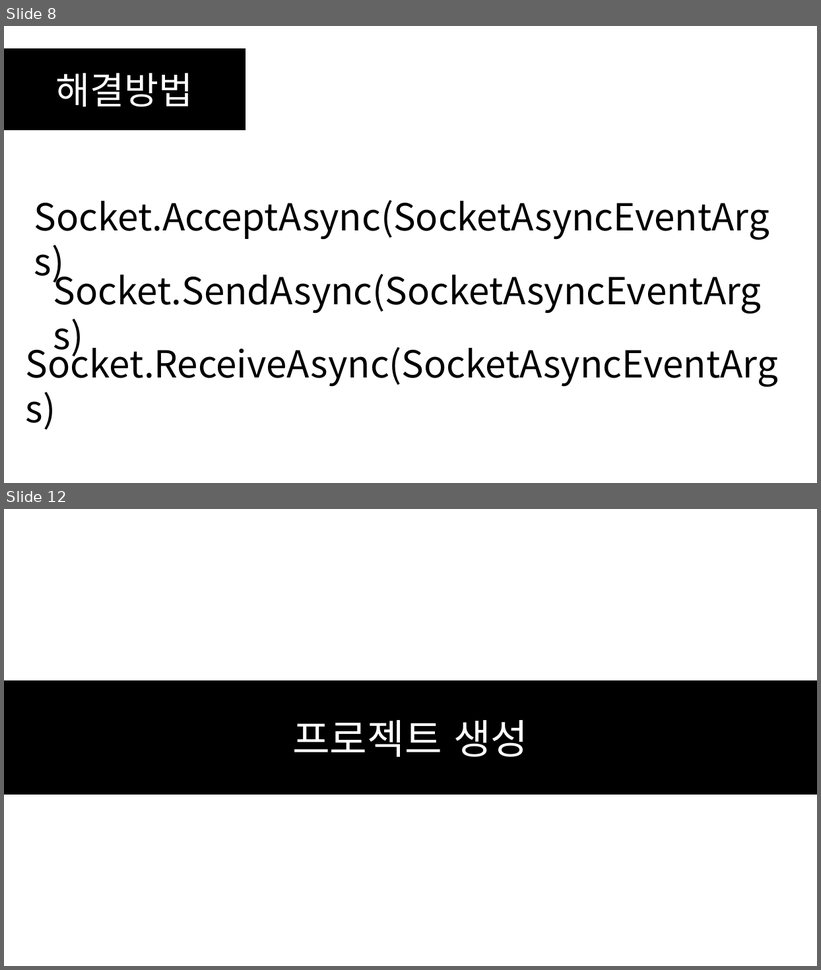
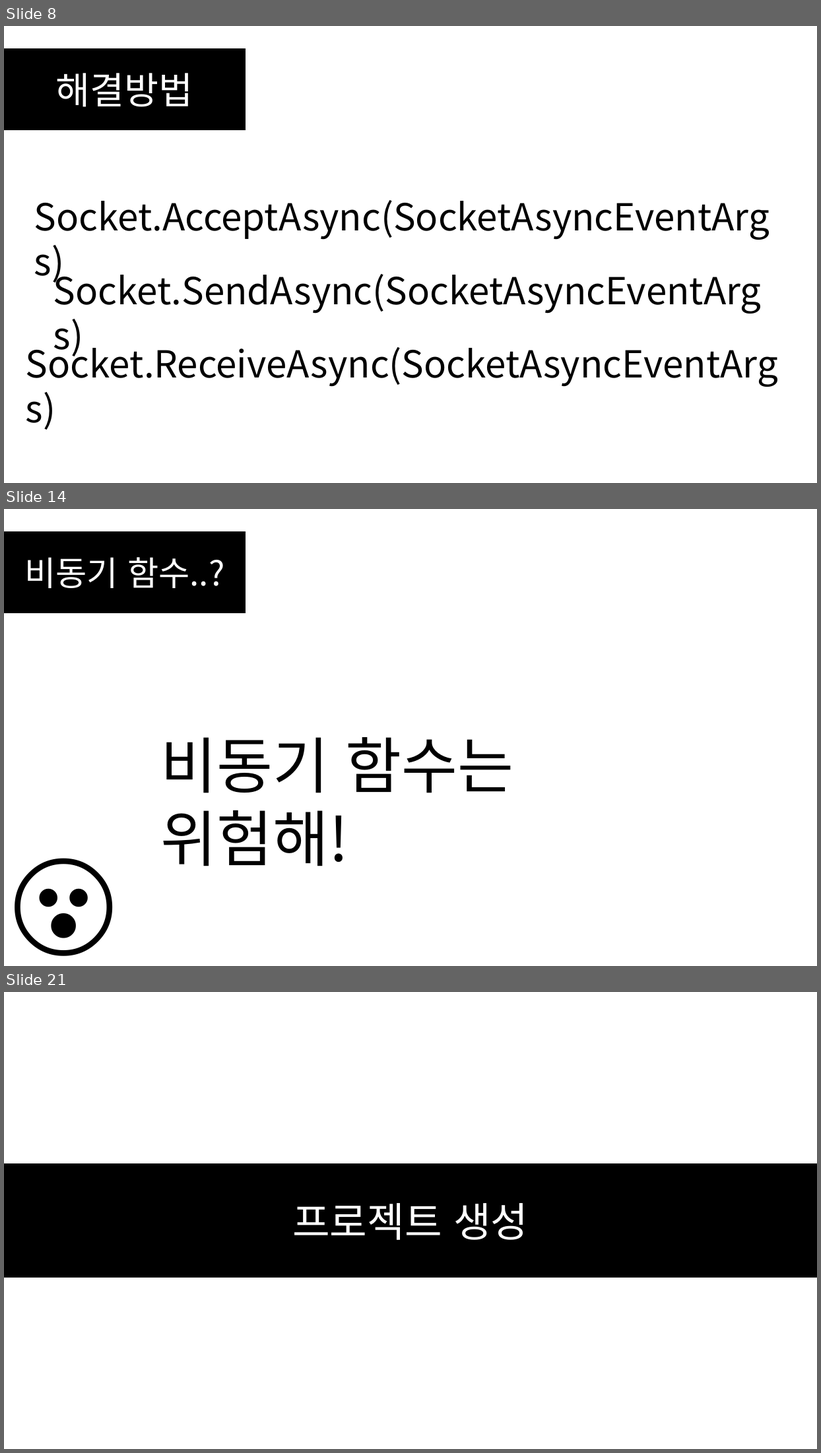
Before and after one commit to SEH00N/SDLU, a slide deck: ServerLecture/PT/5강 비동기 소켓 프로그래밍.pptx. Shown one above the other, each under a label of ours: slides 8 and 12 before the commit, slides 8, 14 and 21 after it; the slides between them are not shown. The pictures are 821x970 and 821x1453 pixels, drawn with LibreOffice and Linux fonts; fonts in the diff are those of the drawing. Boxes give left, top, right and bottom in pixels: in the first picture for what was removed or moved away, otherwise in the second. Text is boxed around its words. In the diff, an @@ line names an element or a change of style, - is before the commit and + after.

```diff
--- a/ServerLecture/PT/5강 비동기 소켓 프로그래밍.pptx
+++ b/ServerLecture/PT/5강 비동기 소켓 프로그래밍.pptx
@@ slide 14 added at box(4, 509, 817, 966), background #FFFFFF @@
@@ rectangle added at box(4, 531, 246, 613), fill #000000, outline #000000 1 pt, 40 pt, text #FFFFFF @@
+비동기 함수..?
@@ text added at box(160, 737, 514, 867), 72 pt, text #000000 @@
+비동기 함수는 위험해!
@@ text added at box(4, 821, 178, 966), 138 pt, text #000000 @@
+😮
@@ what was slide 12 is now slide 21 @@
```
Also in this commit, not shown: 8 slides changed, 16 other slides added, 1 slide removed, 8 other files.
